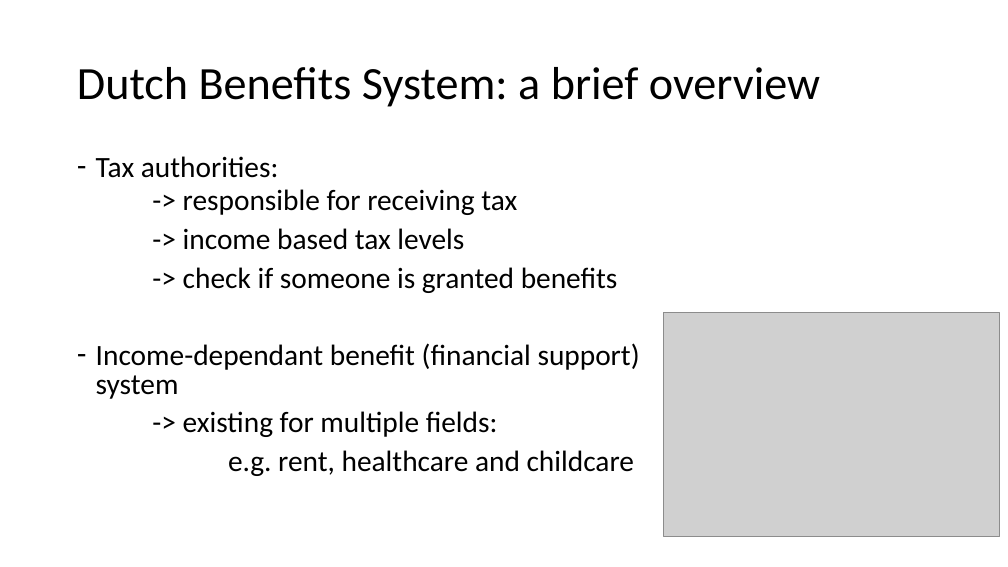
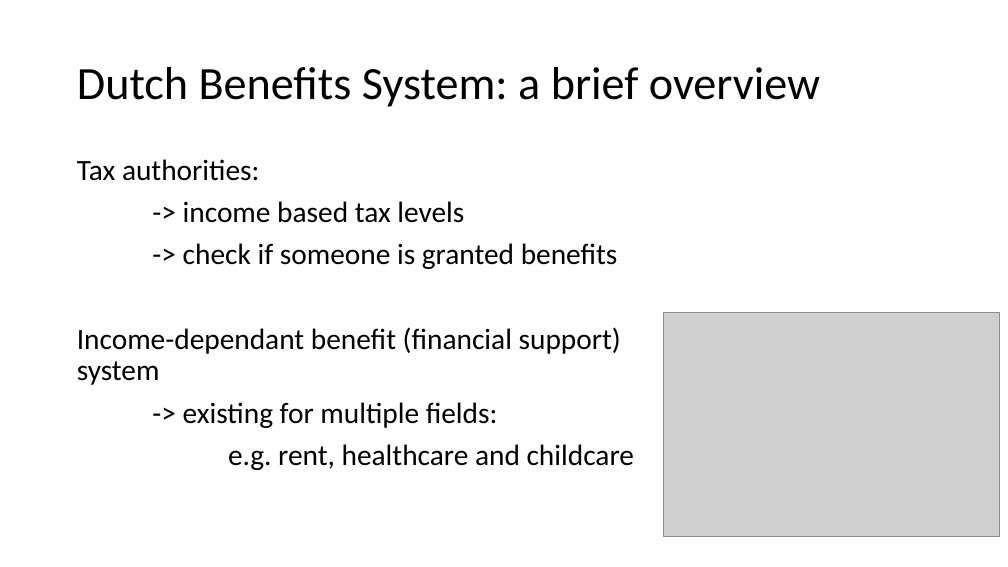
Before and after one commit to Thijmen18/codeclan_homework_ThijmenB, a slide deck: slide 3 of week_03/day_4/Presentation_data_ethics.pptx. Drawn at 1008x567 pixels with LibreOffice and Linux fonts; fonts in the diff are those of the drawing; grey boxes stand for pictures. Boxes give left, top, right and bottom in pixels: in the first picture for what was removed or moved away, otherwise in the second. Text is boxed around its words. In the diff, an @@ line names an element or a change of style, - is before the commit and + after.

```diff
--- a/week_03/day_4/Presentation_data_ethics.pptx
+++ b/week_03/day_4/Presentation_data_ethics.pptx
@@ text "Tax authorities:" at (77,159,634,470): bullet - to none; line spacing 0.8 to 0.9 @@
@@ text at (183,189,517,215): paragraph removed @@
-    -> responsible for receiving tax
```
Also in this commit, not shown: 4 other slides changed, 1 other file.
